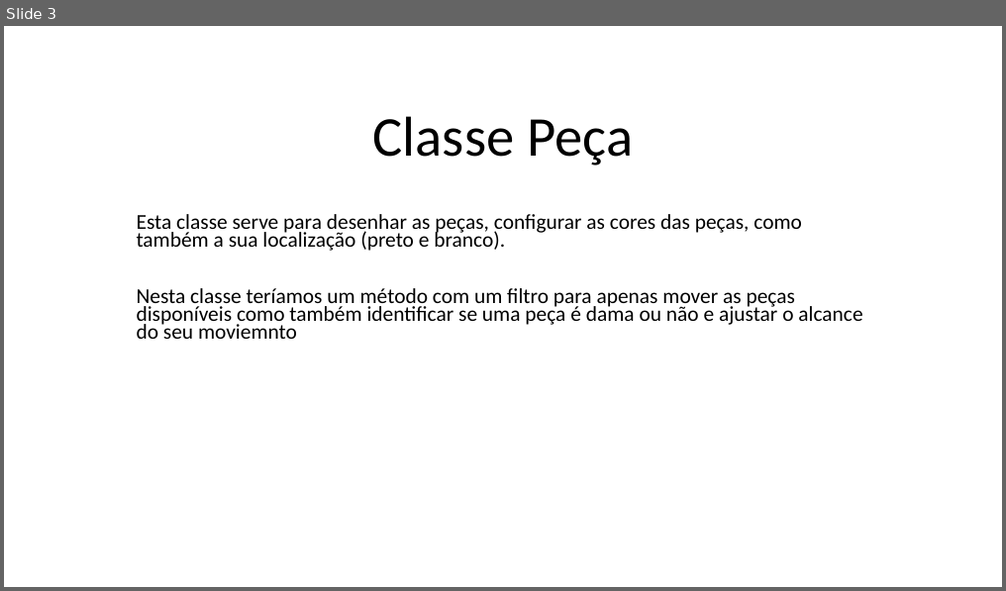
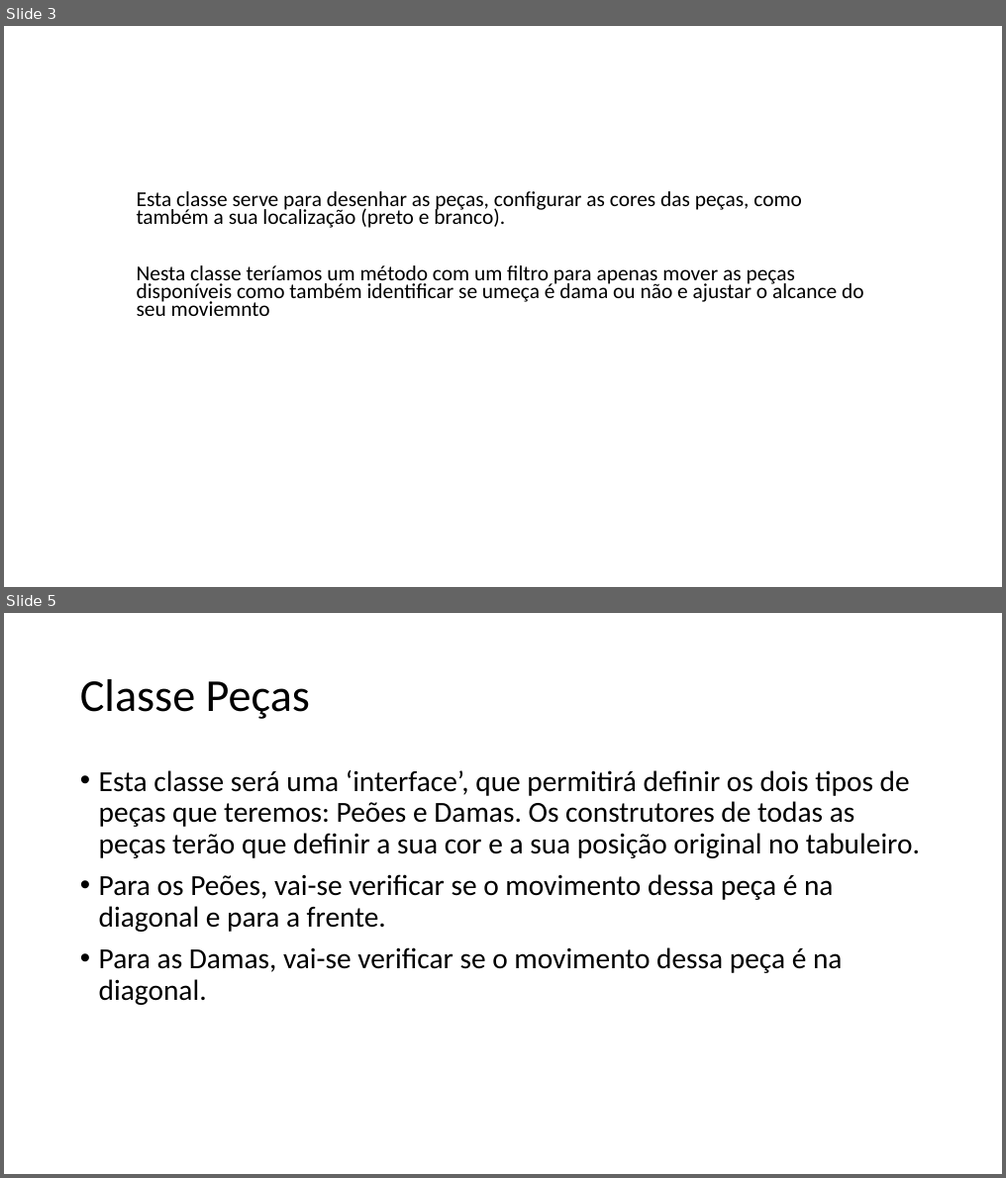
Before and after one commit to wolfmanPires/LDP, a slide deck: Damas.pptx. Shown one above the other, each under a label of ours: slide 3 before the commit, slides 3 and 5 after it; the slides between them are not shown. The pictures are 1006x591 and 1006x1178 pixels, drawn with LibreOffice and Linux fonts; fonts in the diff are those of the drawing. Boxes give left, top, right and bottom in pixels: in the first picture for what was removed or moved away, otherwise in the second. Text is boxed around its words. In the diff, an @@ line names an element or a change of style, - is before the commit and + after.

```diff
--- a/Damas.pptx
+++ b/Damas.pptx
@@ slide 5 added at bbox=[4, 613, 1002, 1174], background #FFFFFF @@
@@ title added at bbox=[80, 679, 310, 719], 44 pt, text #000000 @@
+Classe Peças
@@ text added at bbox=[99, 770, 920, 1005], 28 pt, text #000000 @@
+• Esta classe será uma ‘interface’, que permitirá definir os dois tipos de peças que teremos: Peões e Damas. Os construtores de todas as peças terão que definir a sua cor e a sua posição original no tabuleiro.
+• Para os Peões, vai-se verificar se o movimento dessa peça é na diagonal e para a frente.
+• Para as Damas, vai-se verificar se o movimento dessa peça é na diagonal.
@@ slide 3 changed as well @@
@@ title removed at bbox=[373, 116, 633, 166] @@
-Classe Peça
@@ subtitle "Esta classe serve para desenhar ...": place and size @@
-subtitle "Esta classe serve para desenhar ..." at bbox=[137, 214, 862, 339]
+subtitle "Esta classe serve para desenhar ..." at bbox=[137, 191, 864, 316]
@@ subtitle at bbox=[137, 266, 864, 316]: text changed @@
-Nesta classe teríamos um método com um filtro para apenas mover as peças disponíveis como também identificar se uma peça é dama ou não e ajustar o alcance do seu moviemnto
+Nesta classe teríamos um método com um filtro para apenas mover as peças disponíveis como também identificar se umeça é dama ou não e ajustar o alcance do seu moviemnto
```
Also in this commit, not shown: 4 other slides changed, 1 slide removed.
